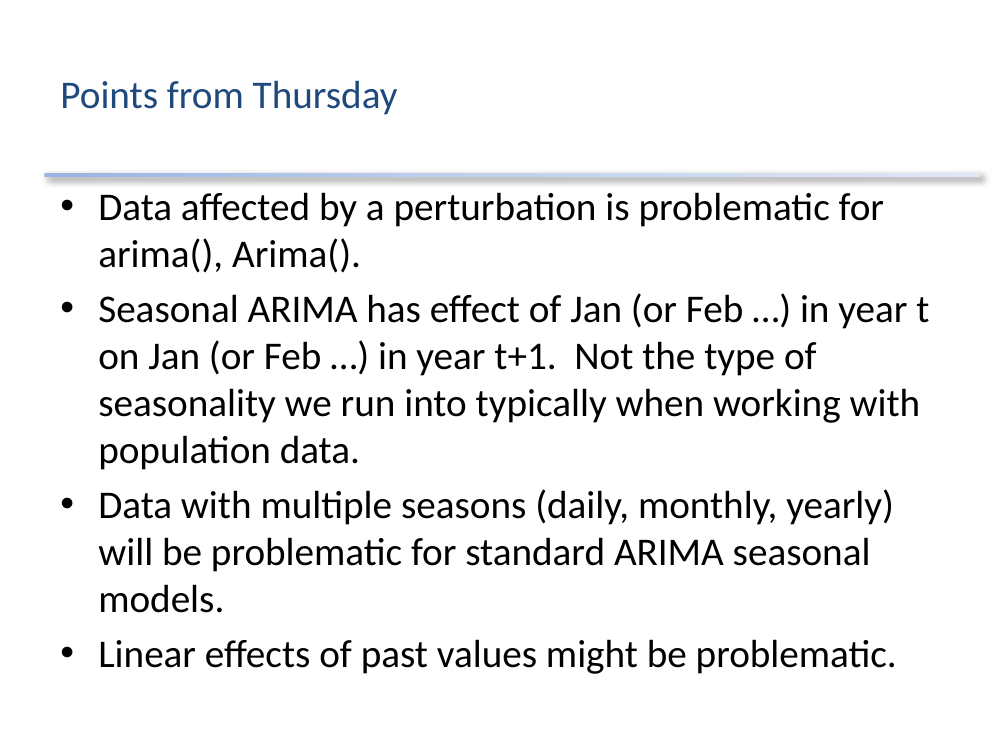
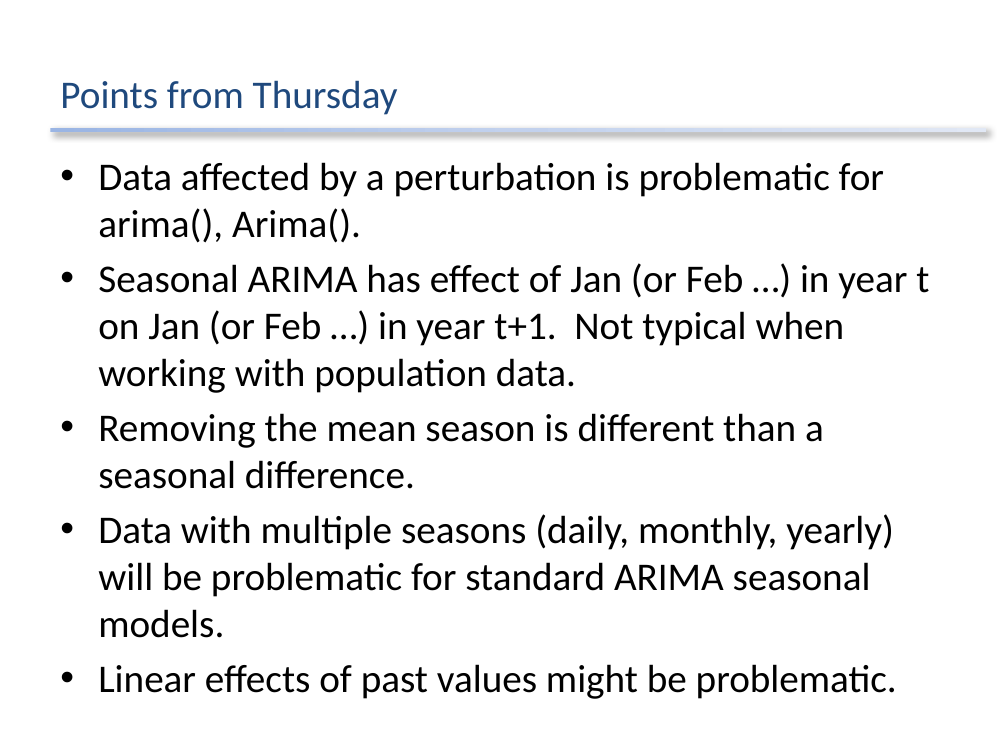
Before and after one commit to atsa-es/atsa, a slide deck: slide 2 of Lectures/Week 3/lec_05_uni_state_space.pptx. Drawn at 1008x756 pixels with LibreOffice and Linux fonts; fonts in the diff are those of the drawing. Boxes give left, top, right and bottom in pixels: in the first picture for what was removed or moved away, otherwise in the second. Text is boxed around its words. In the diff, an @@ line names an element or a change of style, - is before the commit and + after.

```diff
--- a/Lectures/Week 3/lec_05_uni_state_space.pptx
+++ b/Lectures/Week 3/lec_05_uni_state_space.pptx
@@ text "Data affected by a perturbation ...": place and size @@
-text "Data affected by a perturbation ..." at [98, 192, 929, 674]
+text "Data affected by a perturbation ..." at [98, 162, 929, 699]
@@ rectangle: place and size @@
-rectangle at [44, 172, 980, 177]
+rectangle at [50, 128, 986, 133]
@@ text at [98, 263, 929, 489]: text changed @@
-• Seasonal ARIMA has effect of Jan (or Feb …) in year t on Jan (or Feb …) in year t+1. Not the type of seasonality we run into typically when working with population data.
+• Seasonal ARIMA has effect of Jan (or Feb …) in year t on Jan (or Feb …) in year t+1. Not typical when working with population data.
+• Removing the mean season is different than a seasonal difference.
```
Also in this commit, not shown: 1 other slide changed, 1 other file.
